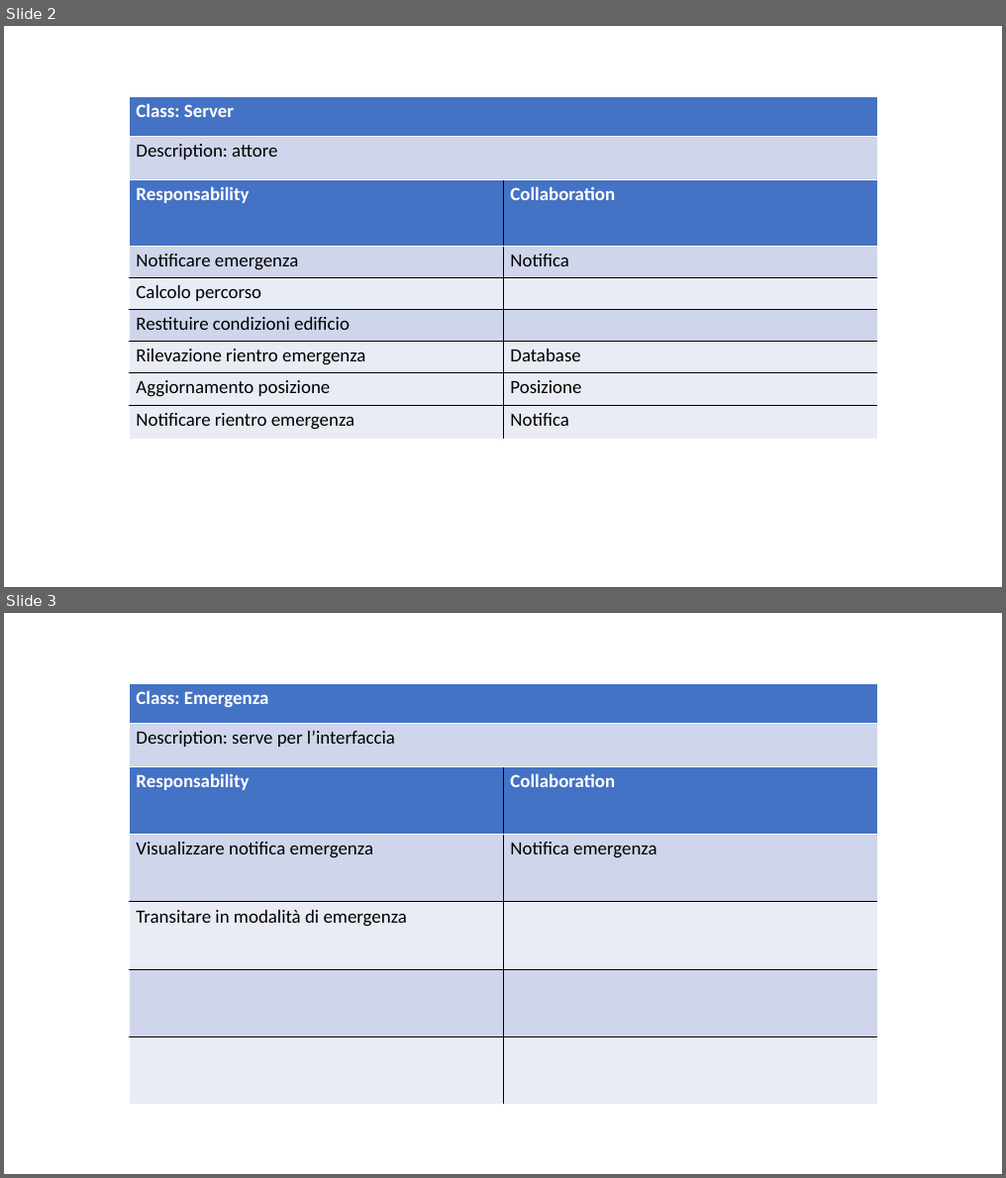
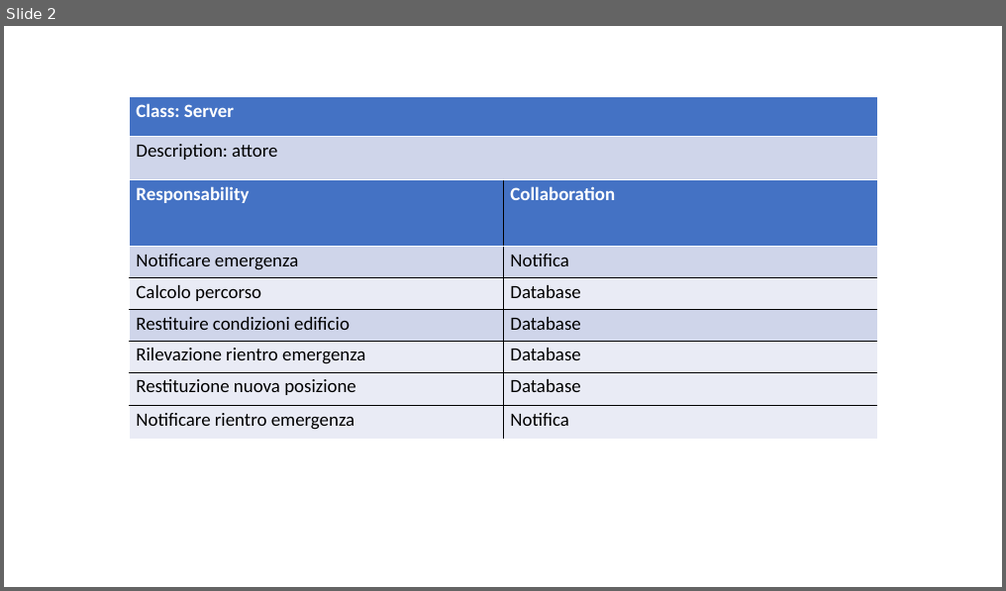
Before and after one commit to ecorradini/ProgettoIDS, a slide deck: AnalisiRequisiti/CRC/UT4/CRC_UT4.ppt. Shown one above the other, each under a label of ours: slides 2 and 3 before the commit, slide 2 after it. The pictures are 1006x1178 and 1006x591 pixels, drawn with LibreOffice and Linux fonts; fonts in the diff are those of the drawing. Boxes give left, top, right and bottom in pixels: in the first picture for what was removed or moved away, otherwise in the second. Text is boxed around its words. In the diff, an @@ line names an element or a change of style, - is before the commit and + after.

```diff
--- a/AnalisiRequisiti/CRC/UT4/CRC_UT4.ppt
+++ b/AnalisiRequisiti/CRC/UT4/CRC_UT4.ppt
@@ slide 3 removed at [4,613,1002,1174], background #FFFFFF @@
@@ table removed at [129,683,877,767], 2 rows, 1 columns @@
-Class: Emergenza
-Description: serve per l’interfaccia
@@ table removed at [129,766,877,1104], 5 rows, 2 columns @@
-Responsability | Collaboration
-Visualizzare notifica emergenza | Notifica emergenza
-Transitare in modalità di emergenza | 
- | 
- | 
@@ slide 2 changed as well @@
@@ table at [129,179,877,438] @@
-row 3, column 2: 
+row 3, column 2: Database
-row 4, column 2: 
+row 4, column 2: Database
-row 6, column 1: Aggiornamento posizione
+row 6, column 1: Restituzione nuova posizione
-row 6, column 2: Posizione
+row 6, column 2: Database
@@ line spacing 0.96 to 0.94 @@
@@ borders changed @@
```
Also in this commit, not shown: 3 other slides changed, 6 slides added, 7 other slides removed.
